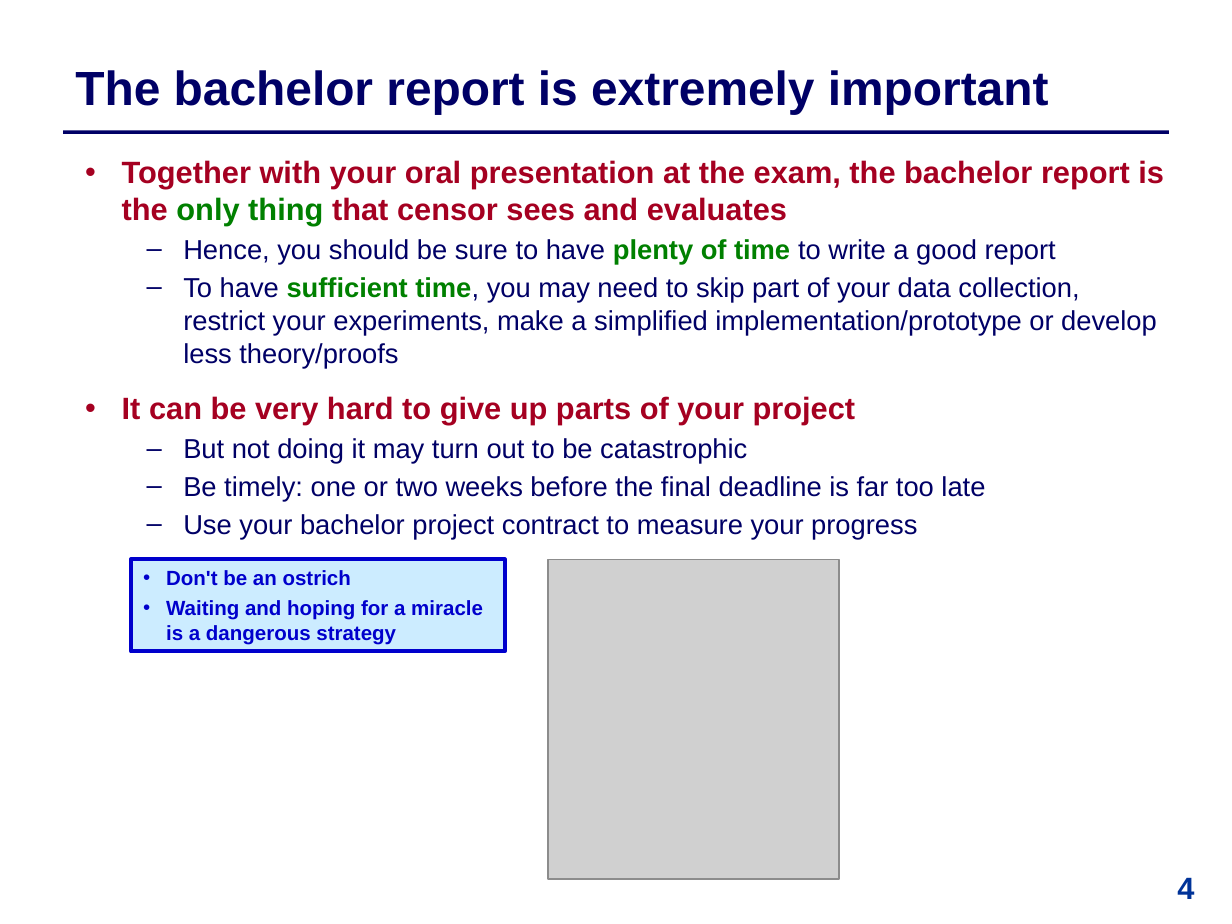
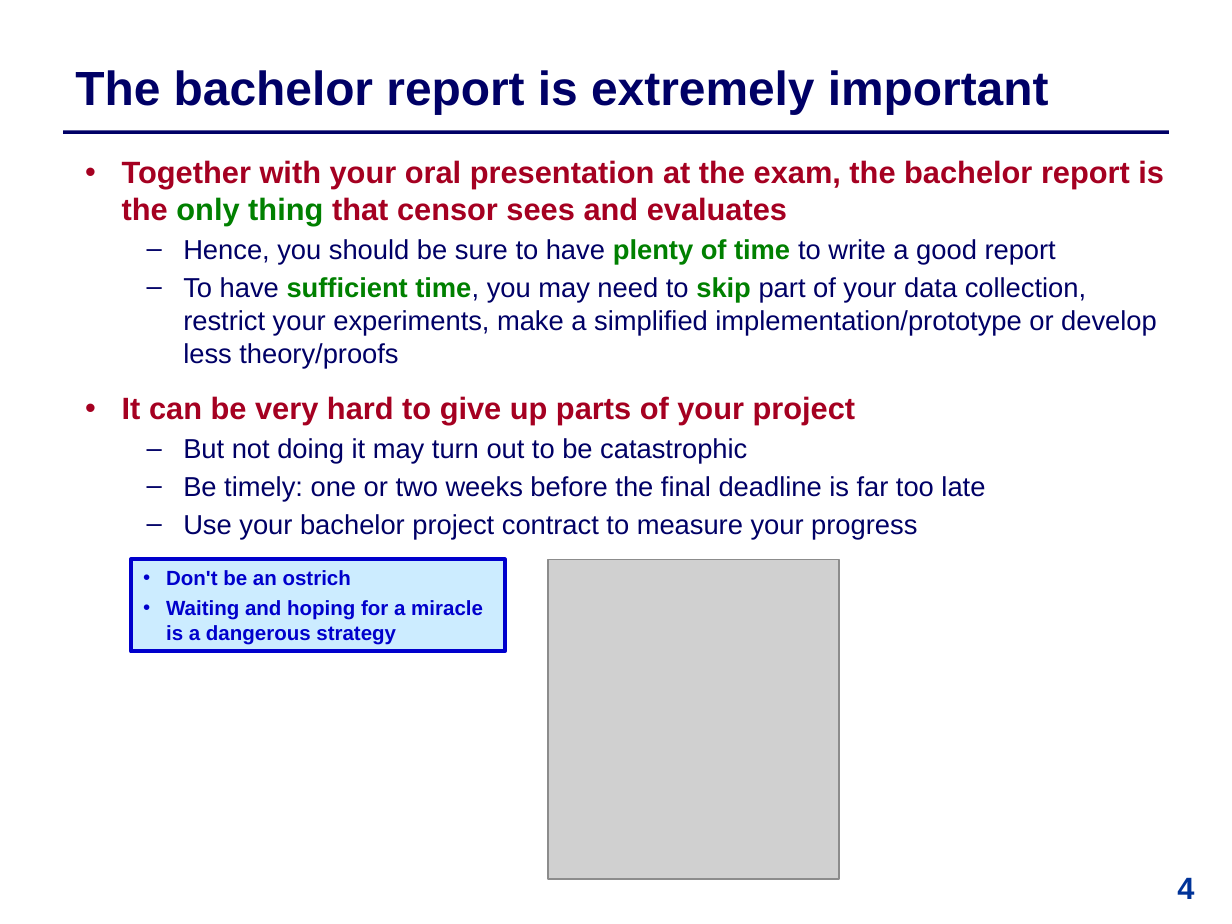
Before and after one commit to IntProgAU/Materiale, a slide deck: slide 4 of web/b25/2 Academic Writing and Oral Presentation.pptx. Drawn at 1232x924 pixels with LibreOffice and Linux fonts; fonts in the diff are those of the drawing; grey boxes stand for pictures. Boxes give left, top, right and bottom in pixels: in the first picture for what was removed or moved away, otherwise in the second. Text is boxed around its words. In the diff, an @@ line names an element or a change of style, - is before the commit and + after.

```diff
--- a/web/b25/2 Academic Writing and Oral Presentation.pptx
+++ b/web/b25/2 Academic Writing and Oral Presentation.pptx
@@ text at [183, 277, 1157, 368]: text colour #000066 to #008000, bold on in "skip" @@
```
Also in this commit, not shown: 11 other slides changed.
